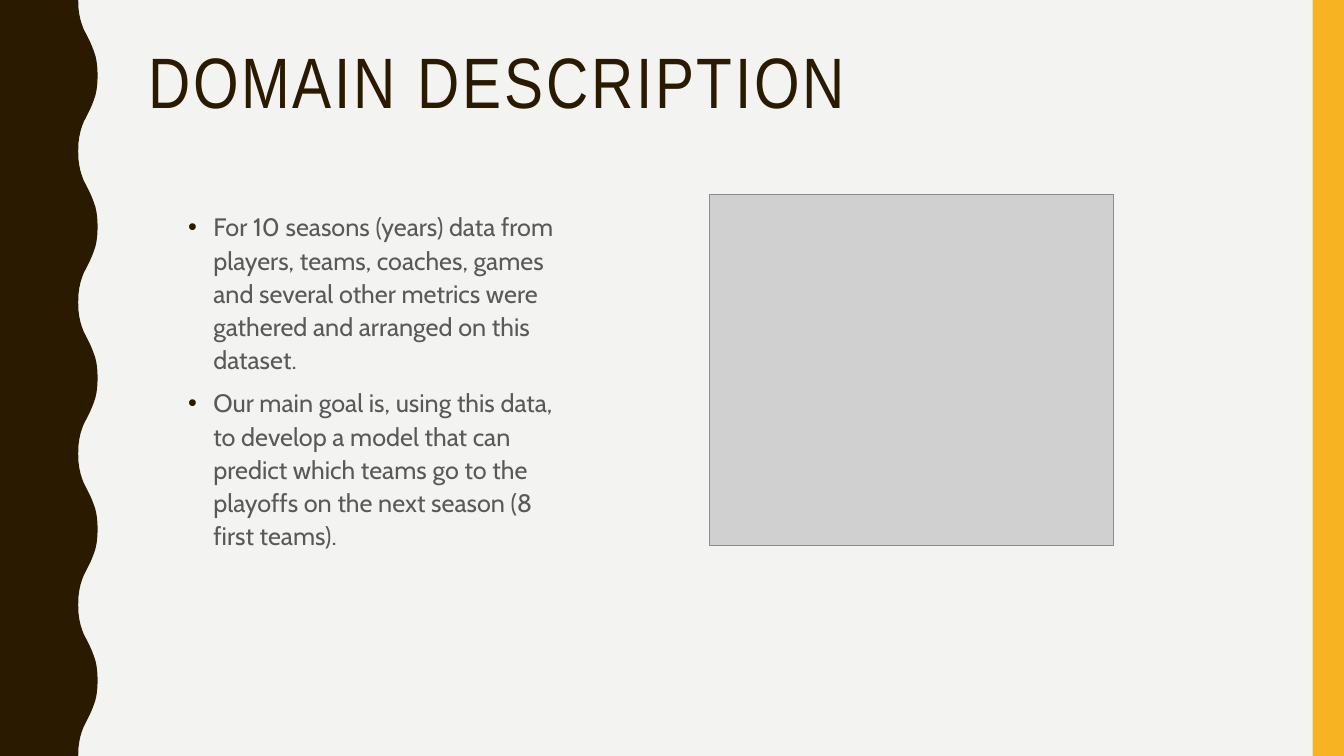
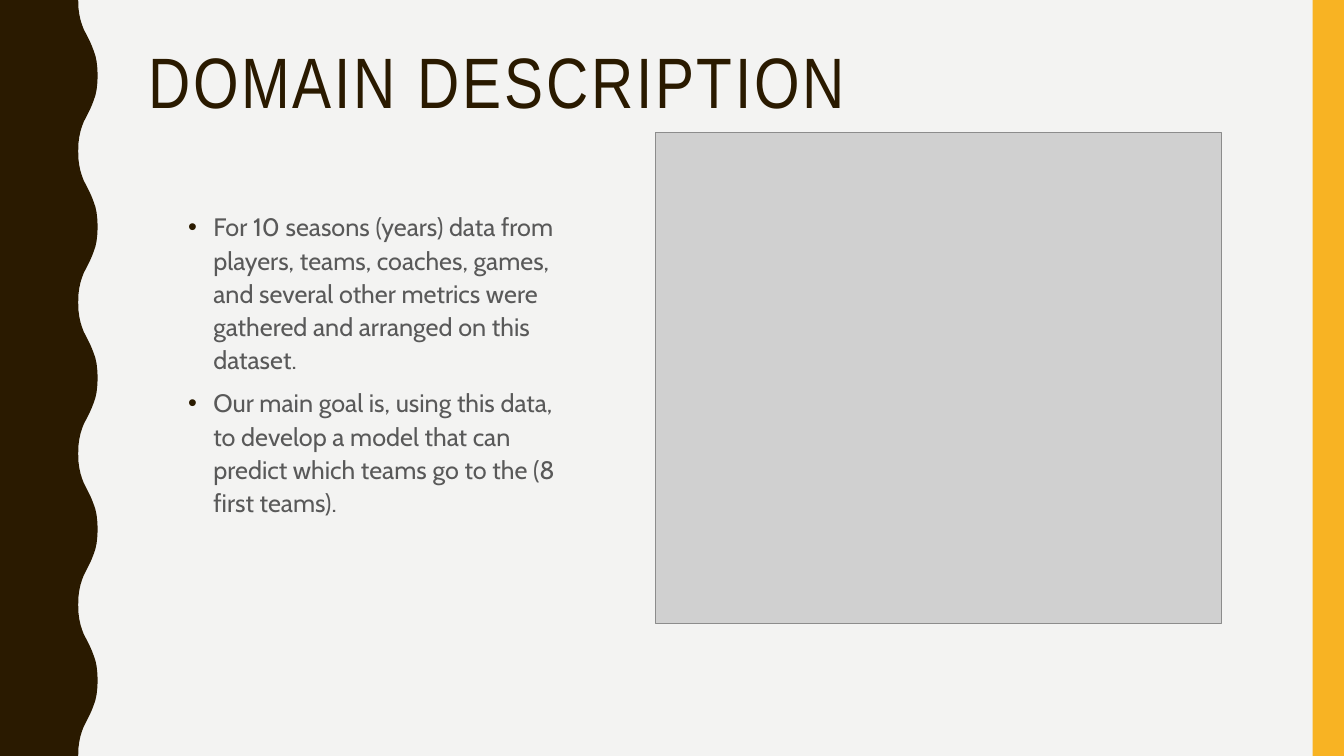
Before and after one commit to afs202005277/AC, a slide deck: slide 2 of ppt projeto.pptx. Drawn at 1344x756 pixels with LibreOffice and Linux fonts; fonts in the diff are those of the drawing; grey boxes stand for pictures. Boxes give left, top, right and bottom in pixels: in the first picture for what was removed or moved away, otherwise in the second. Text is boxed around its words. In the diff, an @@ line names an element or a change of style, - is before the commit and + after.

```diff
--- a/ppt projeto.pptx
+++ b/ppt projeto.pptx
@@ picture: place and size @@
-picture at (710, 195, 1114, 545)
+picture at (656, 133, 1222, 624)
@@ text at (213, 217, 554, 516): text changed @@
-• For 10 seasons (years) data from players, teams, coaches, games and several other metrics were gathered and arranged on this dataset.
-• Our main goal is, using this data, to develop a model that can predict which teams go to the playoffs on the next season (8 first teams).
+• For 10 seasons (years) data from players, teams, coaches, games, and several other metrics were gathered and arranged on this dataset.
+• Our main goal is, using this data, to develop a model that can predict which teams go to the (8 first teams).
```
Also in this commit, not shown: 5 other slides changed, 1 slide added, 1 slide removed.
